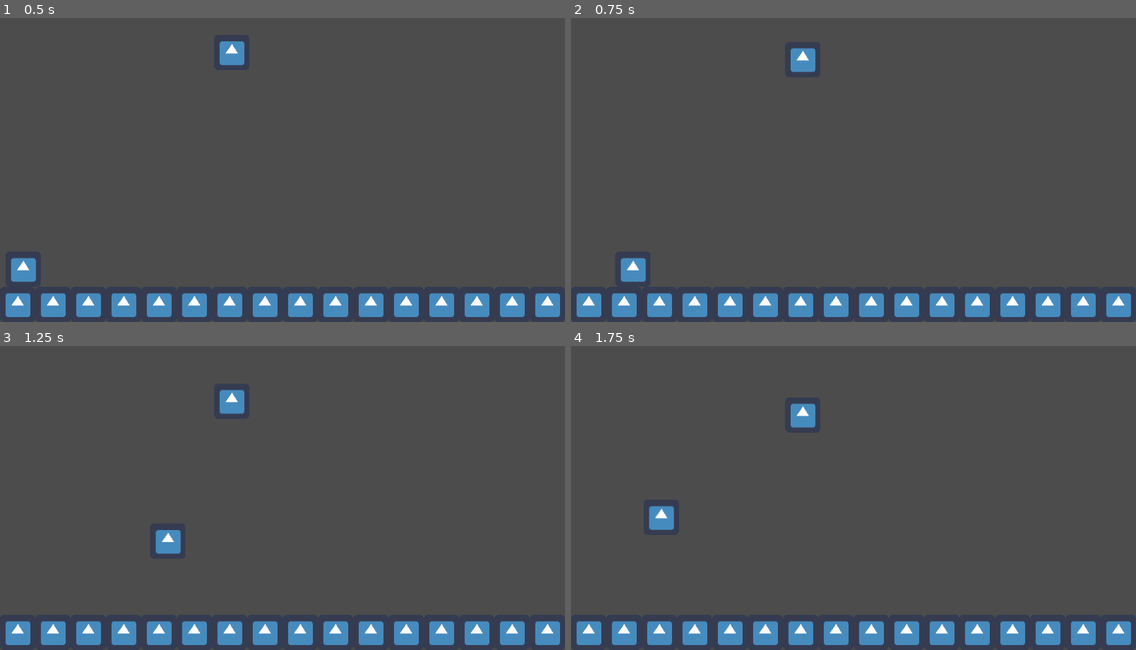
Above: before the commit, frames 1-4 (two rows, left to right).
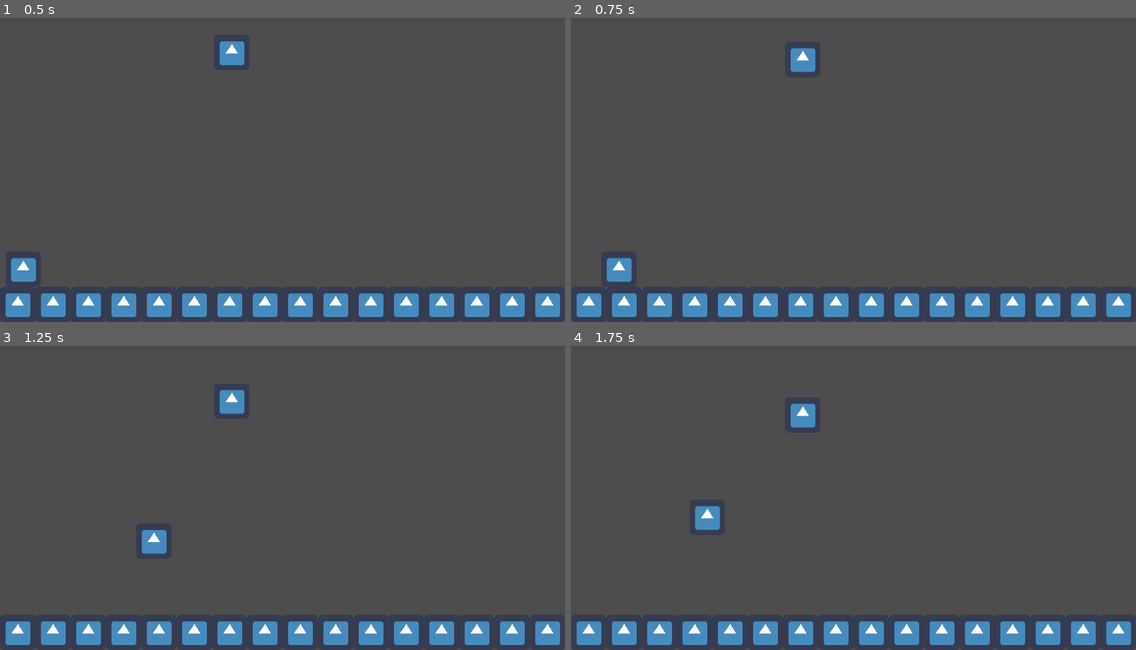
Above: after the commit, the same moments.

Repository: Italia2407/Arcade-Game
Game: Godot game, scene res://scenes/Prototype_Level.tscn
The game is run twice, just before and just after one commit, with the same random seed, the same clock (stepped at 60 frames per second) and the same inputs. The engine's default icon, where the game draws it, is replaced by a stand-in: a white triangle on a blue panel in a dark square.
Inputs:
- Up to frame 1 (0.5 s): no input
- Up to frame 2 (0.75 s): hold D (move_right) from 0.53 s (still down)
- Up to frame 3 (1.25 s): keep holding D (move_right); tap Space (jump) at 0.77 s
- Up to frame 4 (1.75 s): release D (move_right) at 1.28 s; hold A (move_left) from 1.28 s (still down); tap Space (jump) at 1.52 s

Frame 1 is identical in both runs. In frame 2, 0.4% of the frame differs, in the area x 6-14%, y 78-87%; in frame 3, 0.4%; in frame 4, 0.7%, in the area x 13-27%, y 52-61%.

Commit message:
Implemented Acceleration & Deceleration
Instead of immediately getting to top speed and stopping, player now takes a little bit of time

Diff:
--- a/scenes/Prototype_Level.tscn
+++ b/scenes/Prototype_Level.tscn
@@ -80,3 +80,5 @@
 jump_height = 100.0
 jump_distance = 192.0
 movement_speed = 384.0
+acceleration_time = 0.15
+deceleration_time = 0.1
--- a/scripts/PlayerController.gd
+++ b/scripts/PlayerController.gd
@@ -6,11 +6,14 @@
 export var jump_distance = 1.0
 
 export var movement_speed = 1.0
+export var acceleration_time = 1.0
+export var deceleration_time = 1.0
 
 var _jump_force: float
 var _gravity: float
 
 var _velocity: Vector2
+var _movement_direction: int
 
 onready var RayL := $GroundedRays/RayCastGroundL
 onready var RayM := $GroundedRays/RayCastGroundM
@@ -22,16 +25,28 @@
 	_gravity = 2*jump_height*pow(movement_speed, 2) / pow(jump_distance, 2)
 
 	_velocity = Vector2(0.0, 0.0)
+	_movement_direction = 1
 
 
 # Called every frame. 'delta' is the elapsed time since the previous frame.
 func _process(delta):
 	if (Input.is_action_pressed("move_left") && !Input.is_action_pressed("move_right")):
-		_velocity.x = -movement_speed
+		_movement_direction = -1
+
+		_velocity.x -= (movement_speed / acceleration_time) * delta
+		_velocity.x = clamp(_velocity.x, -movement_speed, movement_speed)
 	elif (Input.is_action_pressed("move_right") && !Input.is_action_pressed("move_left")):
-		_velocity.x = movement_speed
-	else:
-		_velocity.x = 0.0
+		_movement_direction = 1
+
+		_velocity.x += (movement_speed / acceleration_time) * delta
+		_velocity.x = clamp(_velocity.x, -movement_speed, movement_speed)
+	elif (is_grounded()):
+		_velocity.x += ((-_movement_direction * movement_speed) / deceleration_time) * delta
+
+		if (_movement_direction == 1 && _velocity.x < 0.0):
+			_velocity.x = 0.0
+		elif (_movement_direction == -1 && _velocity.x > 0.0):
+			_velocity.x = 0.0
 
 	if (Input.is_action_just_pressed("jump")):
 		_velocity.y = _jump_force
